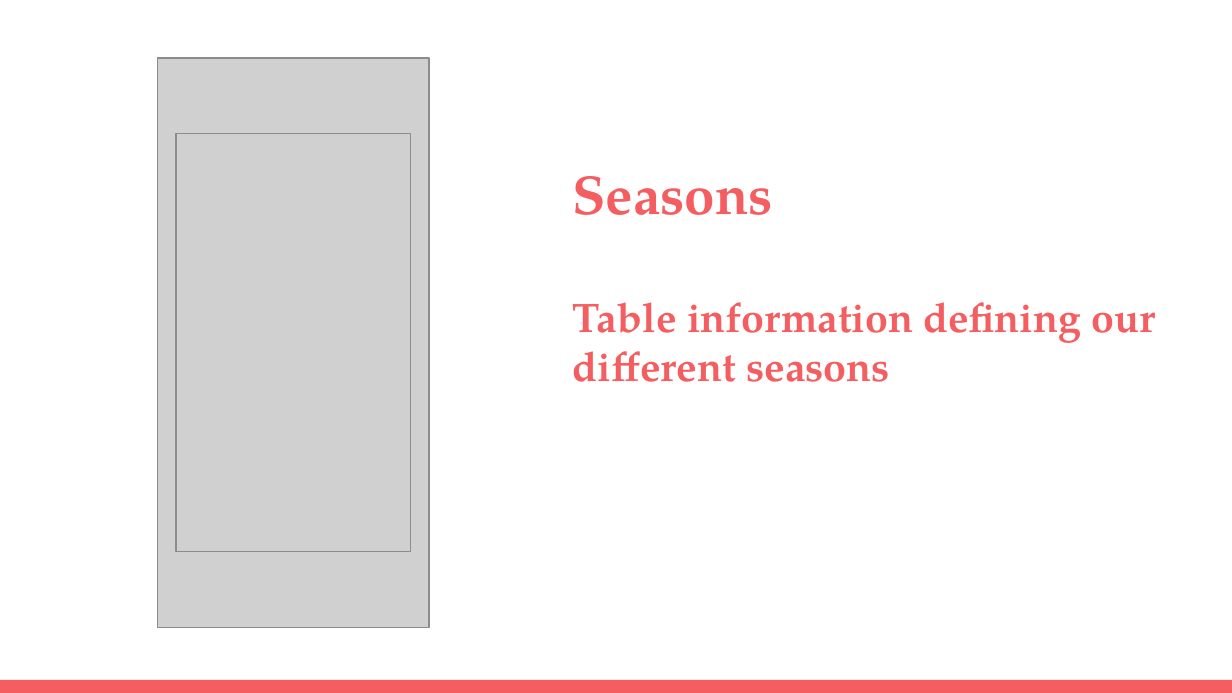
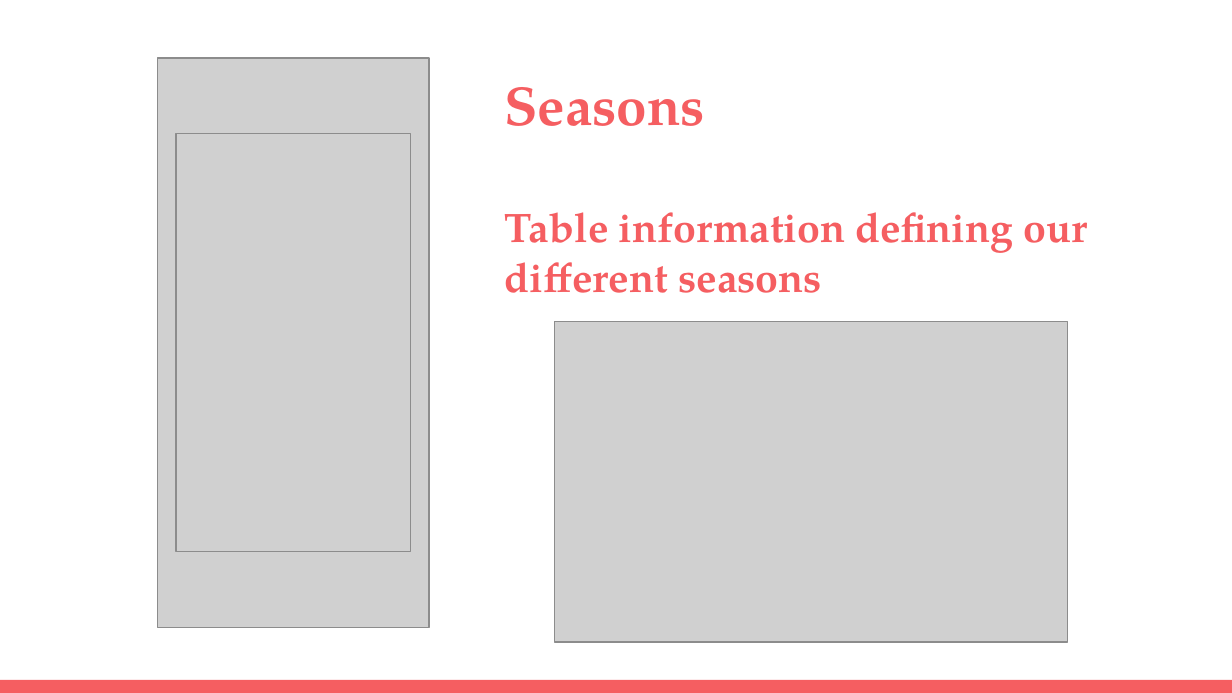
Before and after one commit to michelle-lawrence/ARL_RFE_Application, a slide deck: slide 20 of CS347 Final Project.pptx (slide 16 before the commit). Drawn at 1232x693 pixels with LibreOffice and Linux fonts; fonts in the diff are those of the drawing; grey boxes stand for pictures. Boxes give left, top, right and bottom in pixels: in the first picture for what was removed or moved away, otherwise in the second. Text is boxed around its words. In the diff, an @@ line names an element or a change of style, - is before the commit and + after.

```diff
--- a/CS347 Final Project.pptx
+++ b/CS347 Final Project.pptx
@@ title "Seasons": place and size @@
-title "Seasons" at bbox=[572, 176, 1156, 382]
+title "Seasons" at bbox=[504, 87, 1087, 293]
@@ picture added at bbox=[554, 322, 1068, 642] @@
```
Also in this commit, not shown: 3 other slides changed, 5 slides added.
